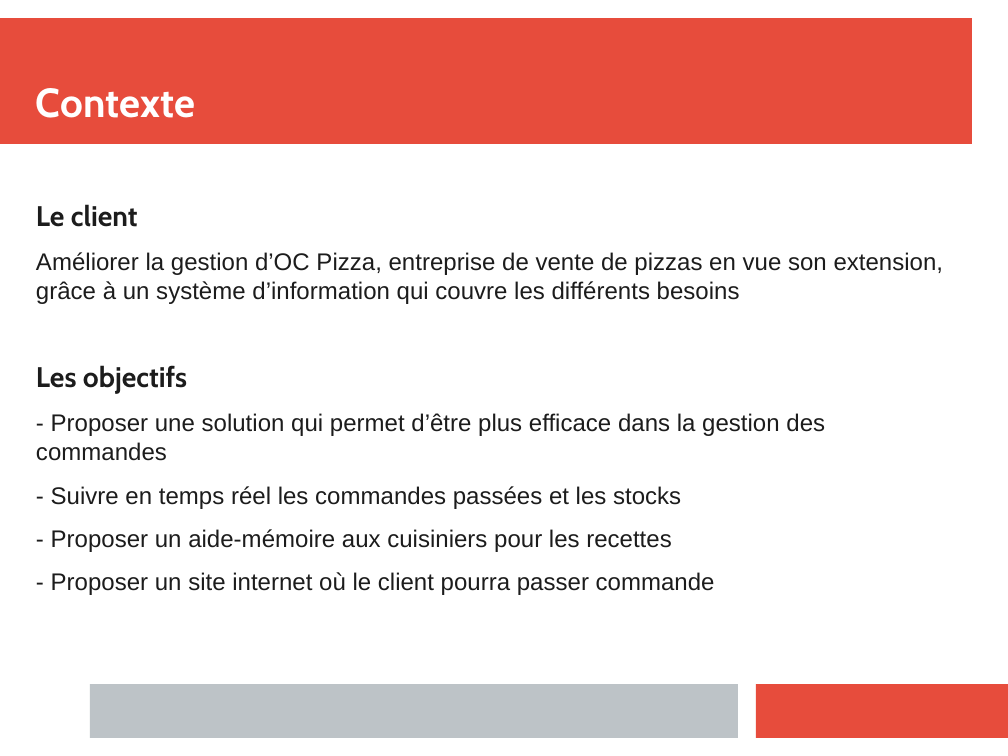
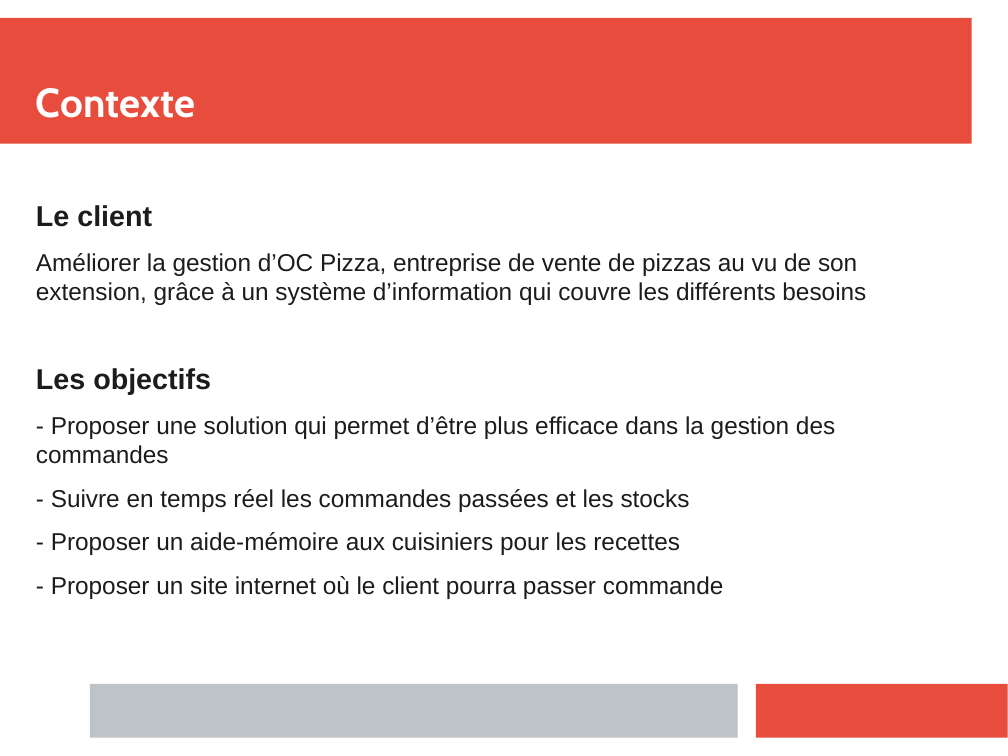
Before and after one commit to clemenceclaireR/spec_fonctionnelles_restaurant, a slide deck: slide 2 of diapo_presentation_solution.pptx. Drawn at 1008x756 pixels with LibreOffice and Linux fonts; fonts in the diff are those of the drawing. Boxes give left, top, right and bottom in pixels: in the first picture for what was removed or moved away, otherwise in the second. Text is boxed around its words. In the diff, an @@ line names an element or a change of style, - is before the commit and + after.

```diff
--- a/diapo_presentation_solution.pptx
+++ b/diapo_presentation_solution.pptx
@@ text at <box>36,205,835,599</box>: size 22.4 to 22.6 pt, font Cabin to Arial in "Le client", "Les objectifs"; size 18.9 to 19.1 pt in "- Proposer une solution qui permet d’être ...", "- Suivre en temps réel les commandes ...", "- Proposer un aide-mémoire aux cuisiniers pour ...", "- Proposer un site internet où le ..." @@
@@ text at <box>36,253,866,305</box>: text changed; size 18.9 to 19.1 pt @@
-Améliorer la gestion d’OC Pizza, entreprise de vente de pizzas en vue son extension, grâce à un système d’information qui couvre les différents besoins
+Améliorer la gestion d’OC Pizza, entreprise de vente de pizzas au vu de son extension, grâce à un système d’information qui couvre les différents besoins
```
Also in this commit, not shown: 6 other slides changed, 2 other files.
